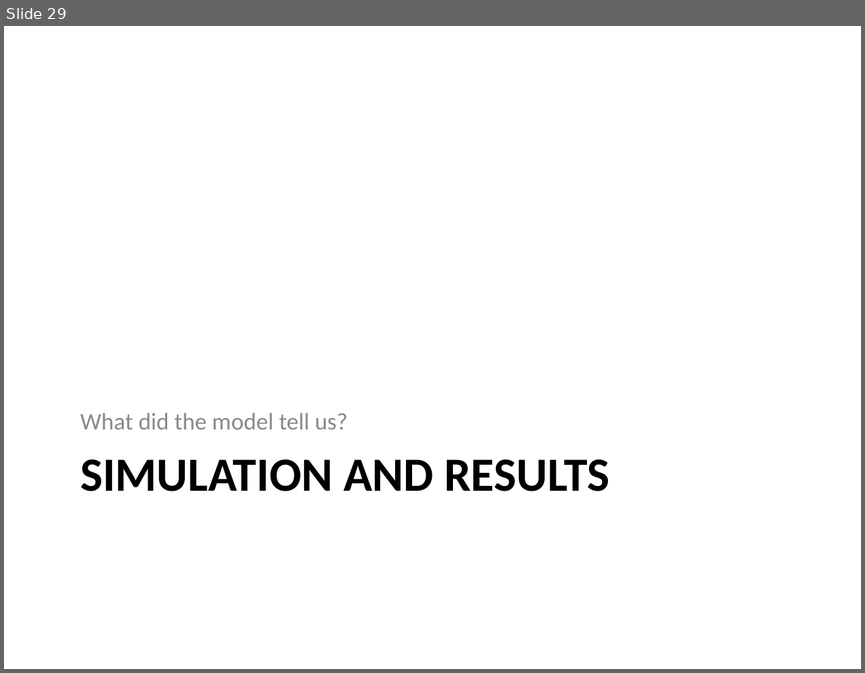
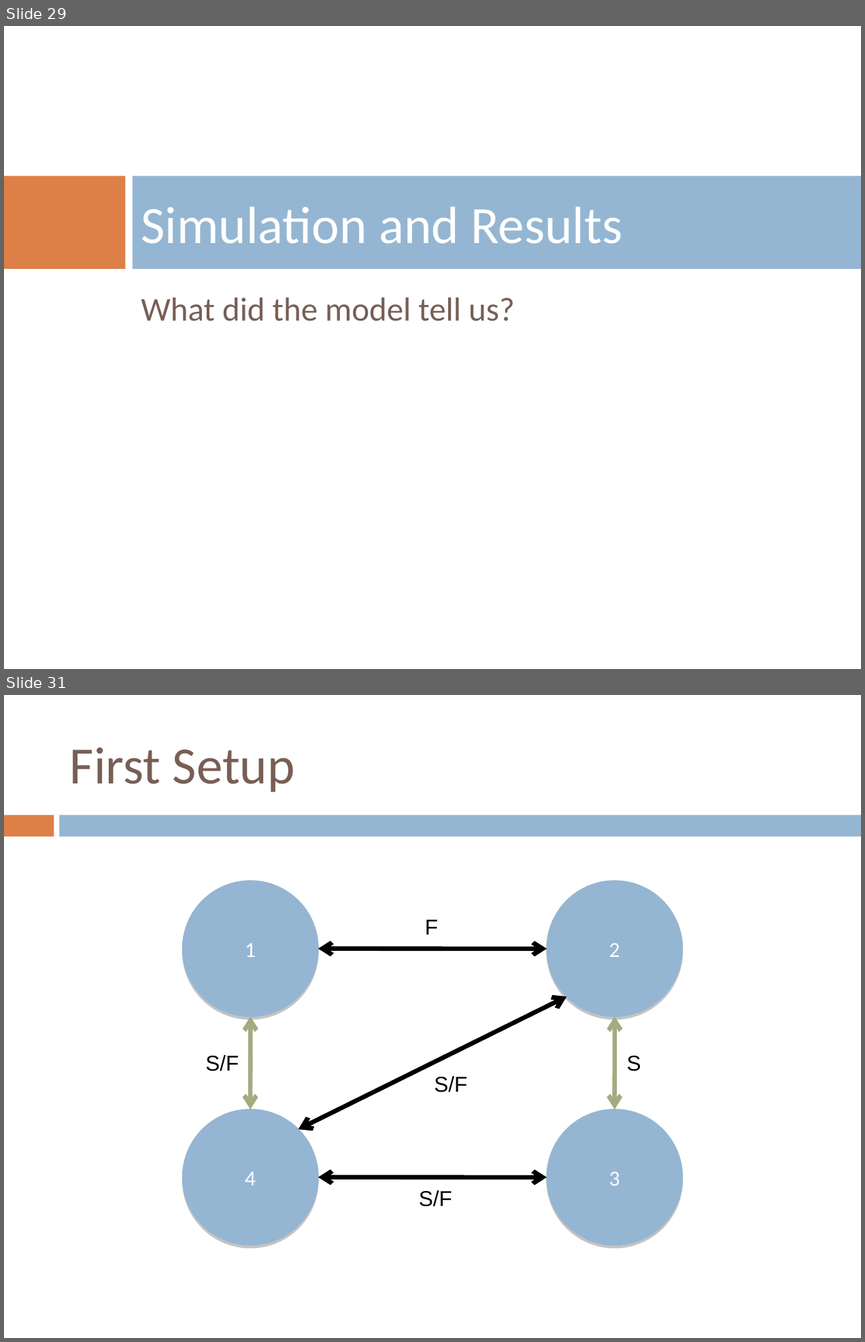
Before and after one commit to mazzas/School, a slide deck: SE4960/Journal Club/Minimum Latency Data Diffusion in Intermittently Connected Mobile.ppt. Shown one above the other, each under a label of ours: slide 29 before the commit, slides 29 and 31 after it; the slides between them are not shown. The pictures are 865x673 and 865x1342 pixels, drawn with LibreOffice and Linux fonts; fonts in the diff are those of the drawing; background and template pictures are left out. Boxes give left, top, right and bottom in pixels: in the first picture for what was removed or moved away, otherwise in the second. Text is boxed around its words. In the diff, an @@ line names an element or a change of style, - is before the commit and + after.

```diff
--- a/SE4960/Journal Club/Minimum Latency Data Diffusion in Intermittently Connected Mobile.ppt
+++ b/SE4960/Journal Club/Minimum Latency Data Diffusion in Intermittently Connected Mobile.ppt
@@ slide 31 added at bbox=[4, 695, 861, 1338], background #FFFFFF @@
@@ title added at bbox=[70, 747, 295, 792], 44 pt, text #775F55 @@
+First Setup
@@ rectangle added at bbox=[4, 815, 54, 836], fill #DD8047 @@
@@ rectangle added at bbox=[60, 815, 861, 836], fill #94B6D2 @@
@@ group added at bbox=[182, 881, 682, 1244]: 5 double arrows, 5 texts, 4 ellipses @@
+1
+2
+3
+4
+S
+S/F
+S/F
+F
+S/F
@@ slide 29 changed as well @@
@@ rectangle added at bbox=[4, 176, 126, 269], fill #DD8047 @@
@@ title "Simulation and Results" at bbox=[141, 206, 622, 244]: vertical alignment top to middle @@
@@ rectangle added at bbox=[133, 176, 861, 269], fill #94B6D2 @@
@@ title at bbox=[141, 206, 622, 244]: text changed; size 40 to 44 pt; text colour #000000 to #FFFFFF; bold off @@
-SIMULATION AND RESULTS
+Simulation and Results
@@ text "What did the model tell ...": place and size @@
-text "What did the model tell ..." at bbox=[80, 413, 347, 429]
+text "What did the model tell ..." at bbox=[141, 297, 515, 321]
@@ text "What did the model tell ..." at bbox=[141, 297, 515, 321]: size 20 to 28 pt, text colour #898989 to #775F55; more space between paragraphs; vertical alignment bottom to top @@
```
Also in this commit, not shown: 31 other slides changed, 4 other slides added, 3 slides removed, 3 other files.
